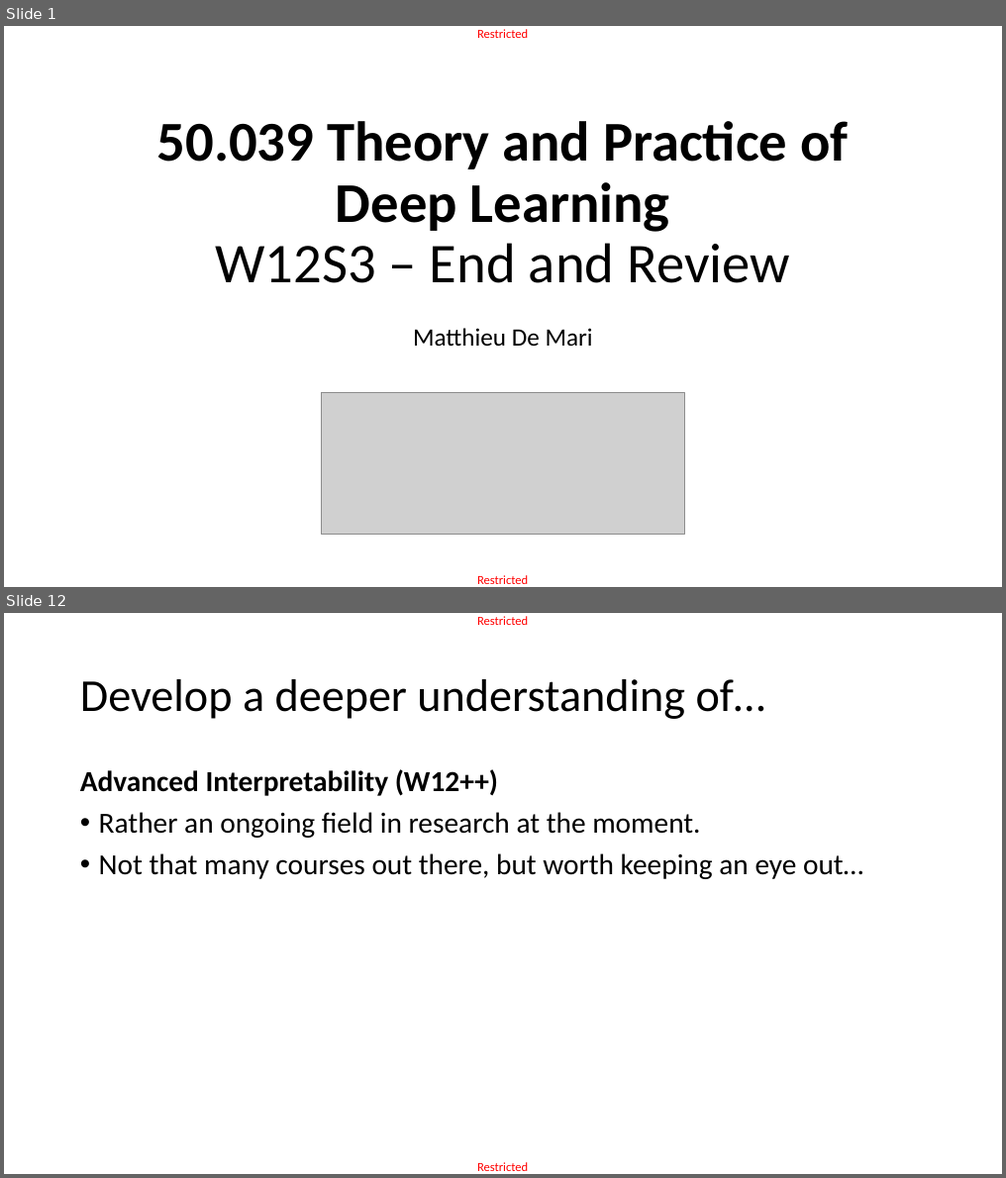
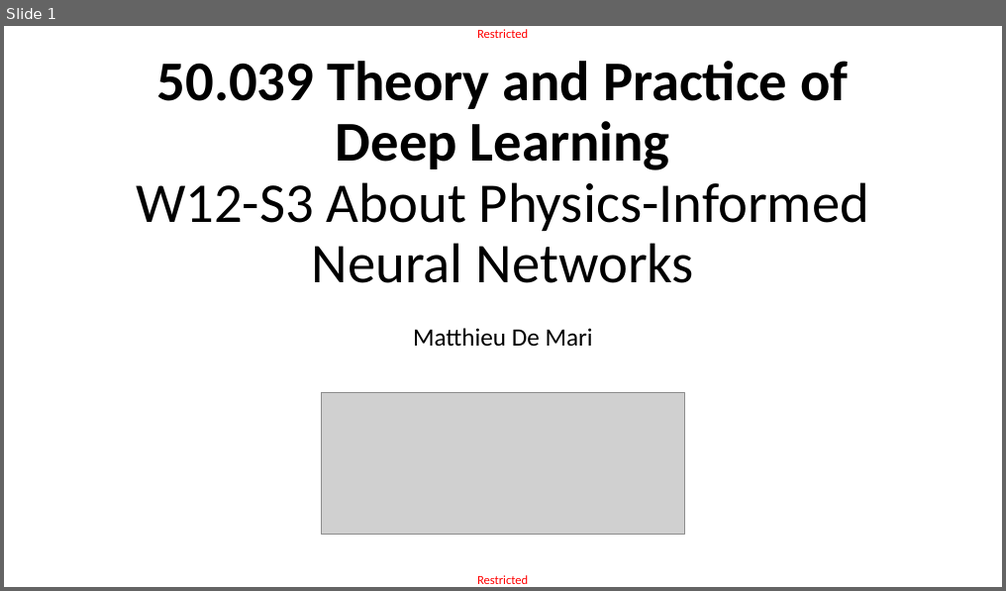
Before and after one commit to matthieudemari/SUTD_DL_50_039, a slide deck: W12/3. W12S3 final/W12S3.pptx. Shown one above the other, each under a label of ours: slides 1 and 12 before the commit, slide 1 after it; the slides between them are not shown. The pictures are 1006x1178 and 1006x591 pixels, drawn with LibreOffice and Linux fonts; fonts in the diff are those of the drawing; grey boxes stand for pictures. Boxes give left, top, right and bottom in pixels: in the first picture for what was removed or moved away, otherwise in the second. Text is boxed around its words. In the diff, an @@ line names an element or a change of style, - is before the commit and + after.

Commit message:
Adding materials for a lecture on Physics-Informed Neural Networks.

```diff
--- a/W12/3. W12S3 final/W12S3.pptx
+++ b/W12/3. W12S3 final/W12S3.pptx
@@ slide 12 removed at (4, 613, 1002, 1174), background #FFFFFF; not listed: 2 template elements that a slide beside it also shows @@
@@ title removed at (80, 679, 765, 719) @@
-Develop a deeper understanding of…
@@ text removed at (80, 769, 863, 879) @@
-Advanced Interpretability (W12++)
-• Rather an ongoing field in research at the moment.
-• Not that many courses out there, but worth keeping an eye out…
@@ slide 1 changed as well @@
@@ title at (136, 61, 869, 283): text changed; bold off @@
-50.039 Theory and Practice of
-Deep Learning
-W12S3 – End and Review
+50.039 Theory and Practice of
+Deep Learning
+W12-S3 About Physics-Informed
+Neural Networks
```
Also in this commit, not shown: 3 slides added, 38 other slides removed, 5 other files.
